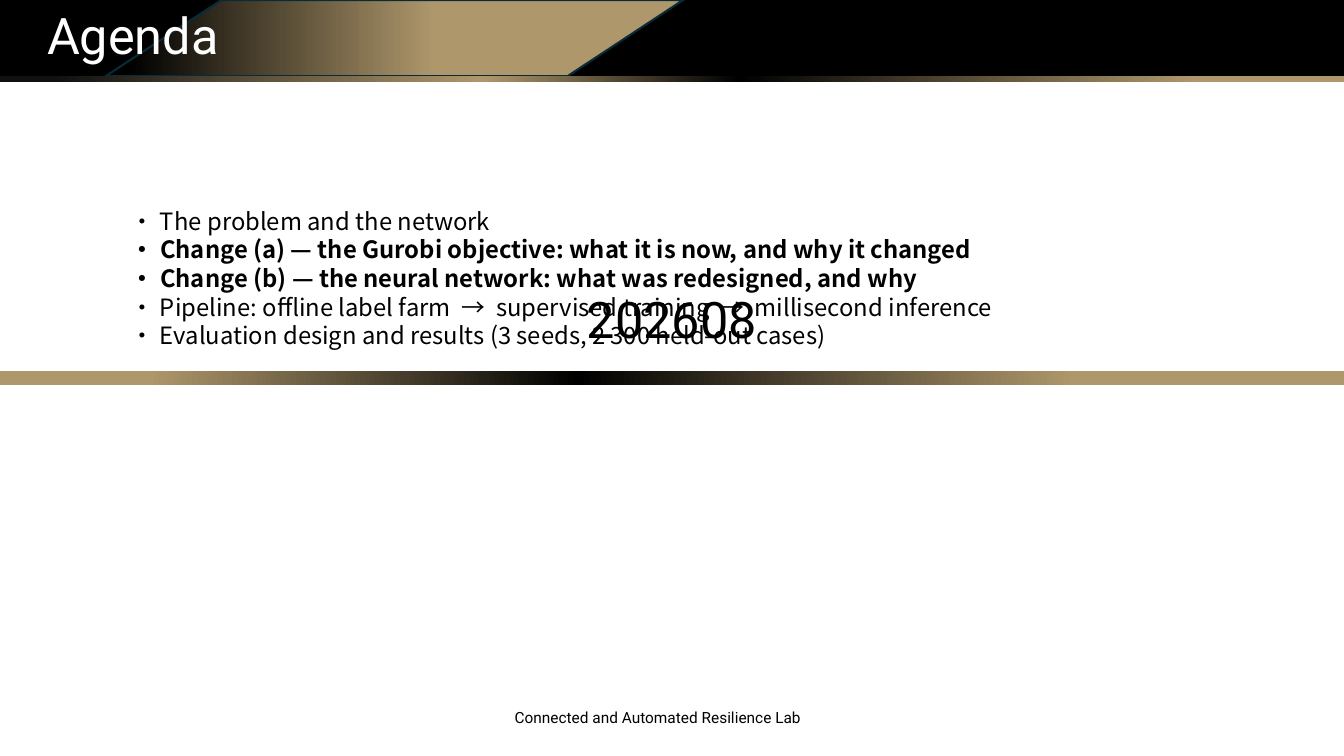
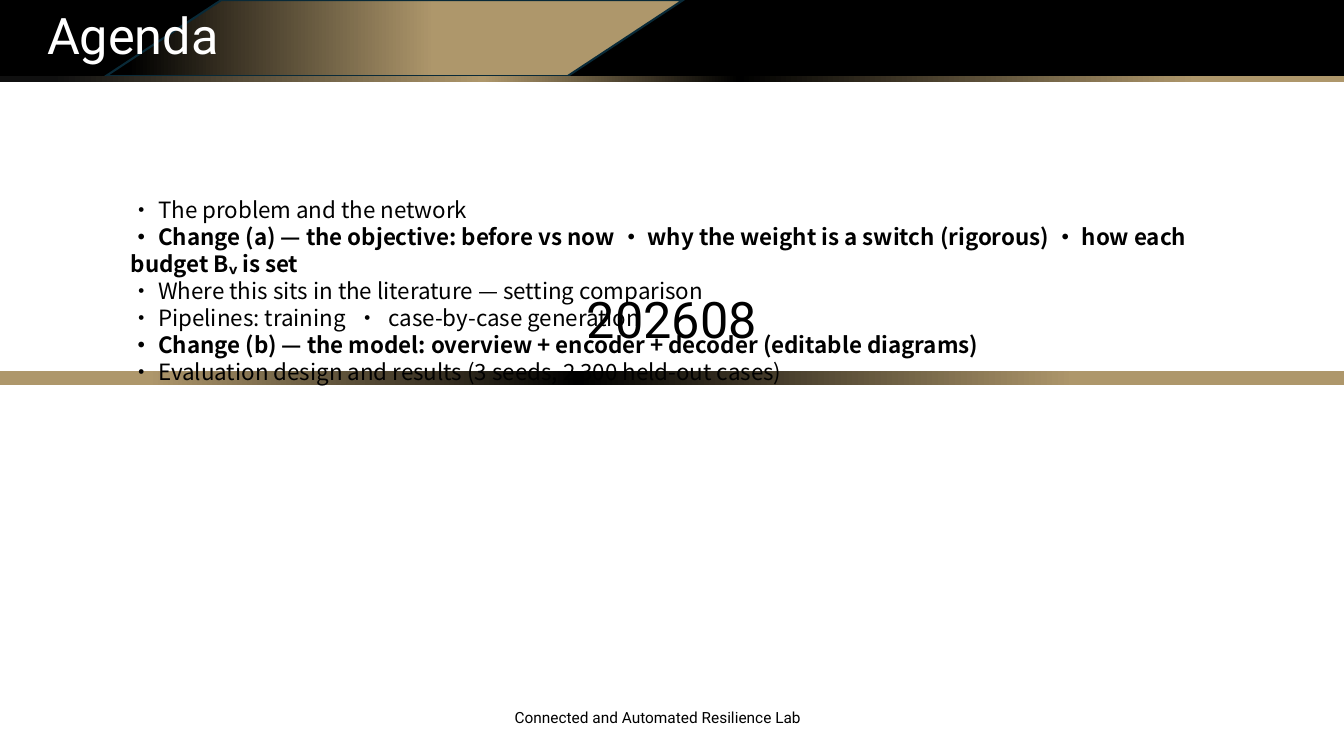
Before and after one commit to Dylan-Wyl10/RoboSense, a slide deck: slide 2 of experiments/20260804-budget-conditioning/ppt/sensing_routing_method_and_results.pptx. Drawn at 1344x756 pixels with LibreOffice and Linux fonts; fonts in the diff are those of the drawing; background and template pictures are left out. Boxes give left, top, right and bottom in pixels: in the first picture for what was removed or moved away, otherwise in the second. Text is boxed around its words. In the diff, an @@ line names an element or a change of style, - is before the commit and + after.

Commit message:
deck v2 (21 slides): budget-assignment algorithm slide, before/after objectives, rigorous alpha-switch proofs (rendered equations), literature matrix+takeaway, split training/generation pipelines, native editable architecture diagrams (elbow connectors)

```diff
--- a/experiments/20260804-budget-conditioning/ppt/sensing_routing_method_and_results.pptx
+++ b/experiments/20260804-budget-conditioning/ppt/sensing_routing_method_and_results.pptx
@@ text "• The problem and the ...": place and size @@
-text "• The problem and the ..." at bbox=[160, 211, 992, 350]
+text "• The problem and the ..." at bbox=[131, 200, 1186, 385]
@@ text at bbox=[158, 200, 782, 385]: size 17 to 16 pt in "• The problem and the network", "• Evaluation design and results (3 seeds, ..." @@
@@ text at bbox=[131, 226, 1186, 358]: text changed; size 17 to 16 pt @@
-• Change (a) — the Gurobi objective: what it is now, and why it changed
-• Change (b) — the neural network: what was redesigned, and why
-• Pipeline: offline label farm → supervised training → millisecond inference
+• Change (a) — the objective: before vs now · why the weight is a switch (rigorous) · how each budget Bᵥ is set
+• Where this sits in the literature — setting comparison
+• Pipelines: training · case-by-case generation
+• Change (b) — the model: overview + encoder + decoder (editable diagrams)
```
Also in this commit, not shown: 5 other slides changed, 11 slides added, 5 slides removed, 13 other files.
